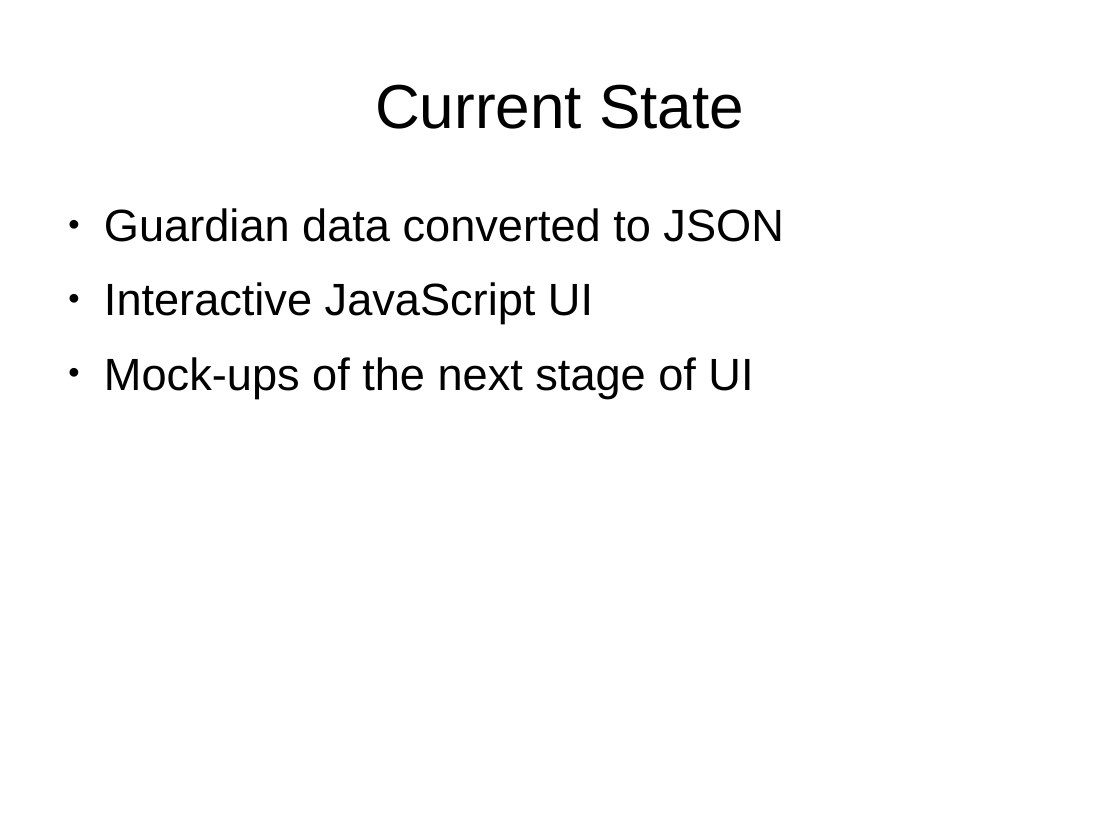
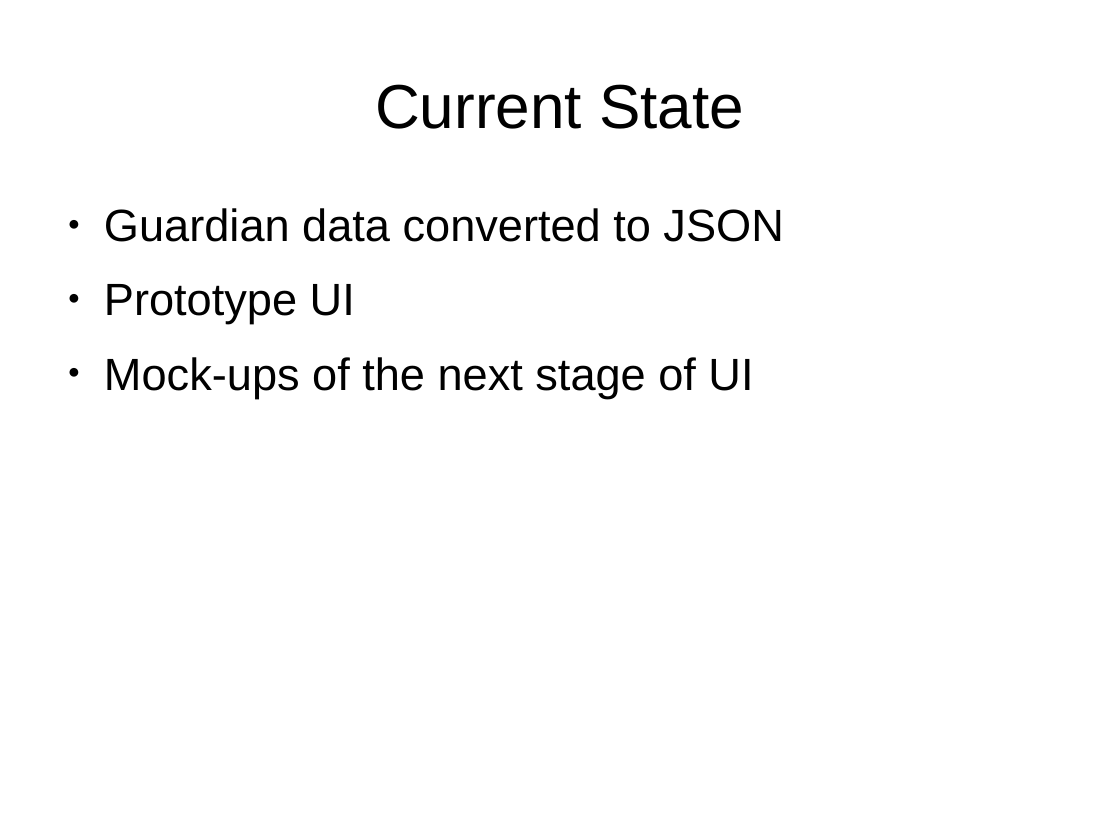
Before and after one commit to Gallefray/YRS-FOC-2014, a slide deck: slide 3 of Presentation.odp. Drawn at 1120x840 pixels with LibreOffice and Linux fonts; fonts in the diff are those of the drawing. Boxes give left, top, right and bottom in pixels: in the first picture for what was removed or moved away, otherwise in the second. Text is boxed around its words. In the diff, an @@ line names an element or a change of style, - is before the commit and + after.

```diff
--- a/Presentation.odp
+++ b/Presentation.odp
@@ text at (x1=104, y1=284, x2=355, y2=324): text changed @@
-● Interactive JavaScript UI
+● Prototype UI
```
Also in this commit, not shown: 5 other slides changed, 2 other files.
